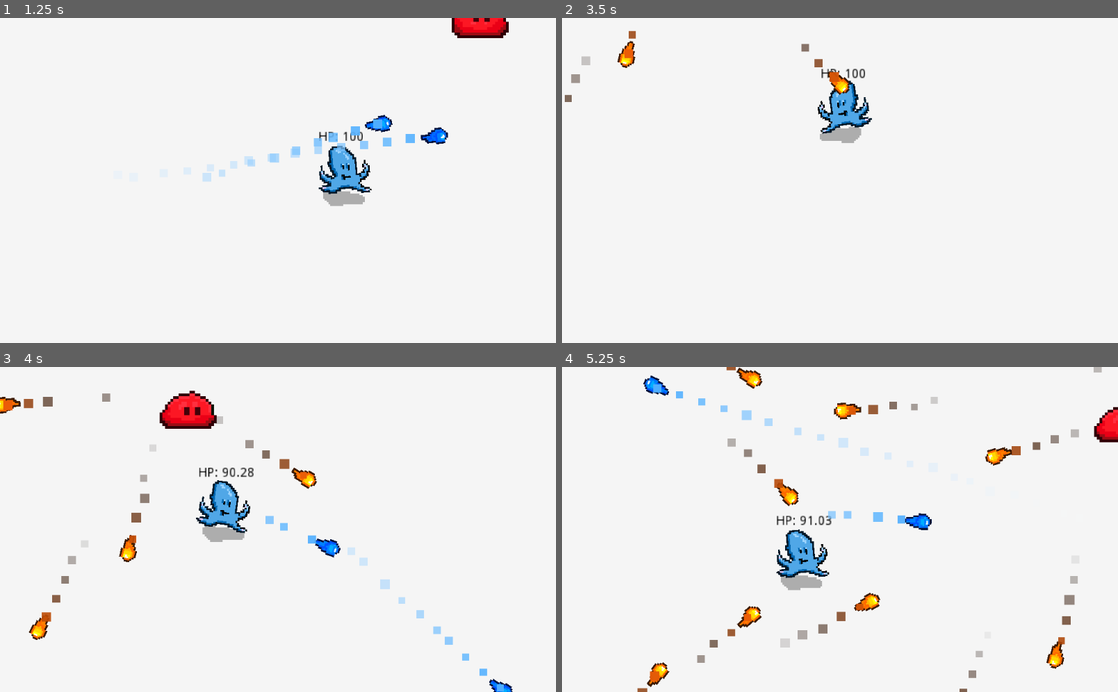
Above: before the commit, frames 1-4 (two rows, left to right).
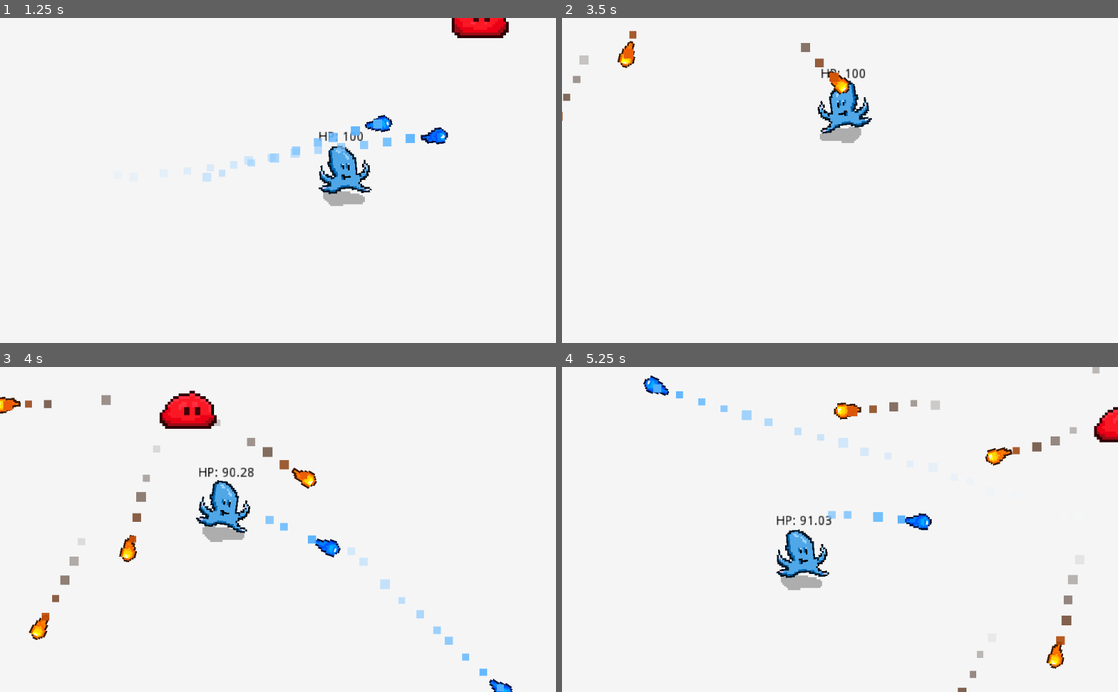
Above: after the commit, the same moments.

Repository: Talamander/gamechallenge
Game: Godot game, scene res://2D Version/World.tscn
The game is run twice, just before and just after one commit, with the same random seed, the same clock (stepped at 60 frames per second) and the same inputs.
Inputs (mouse positions are in pixels of both pictures, inside the frame that each line leads up to):
- Up to frame 1 (1.25 s): tap Enter (ui_accept) at 0.5, 0.77 s; move the mouse to (400, 164) at 0.52 s; press the mouse at (400, 164) at 0.53 s; hold Right (ui_right) from 0.53 s (still down)
- Up to frame 2 (3.5 s): move the mouse to (728, 196) at 1.27 s; release Right (ui_right) at 1.28 s; release the mouse at (728, 196) at 1.28 s; hold Down (ui_down) 1.28-2.03 s; click (728, 196) at 1.35 s; tap Enter (ui_accept) at 1.52, 3.02 s; move the mouse to (895, 109) at 2.02 s; press the mouse at (895, 109) at 2.03 s; hold Right (ui_right) 2.03-2.78 s; move the mouse to (812, 245) at 2.77 s; release the mouse at (812, 245) at 2.78 s; hold Up (ui_up) from 2.78 s (still down); click (812, 245) at 2.85 s
- Up to frame 3 (4 s): move the mouse to (444, 578) at 3.52 s; release Up (ui_up) at 3.53 s; press the mouse at (444, 578) at 3.53 s; hold Left (ui_left) from 3.53 s (still down); tap Enter (ui_accept) at 3.77 s
- Up to frame 4 (5.25 s): move the mouse to (673, 480) at 4.27 s; release the mouse at (673, 480) at 4.28 s; click (673, 480) at 4.35 s; tap Enter (ui_accept) at 4.52 s; move the mouse to (867, 529) at 5.02 s; release Left (ui_left) at 5.03 s; press the mouse at (867, 529) at 5.03 s; hold Down (ui_down) from 5.03 s (still down)

Frame 1 is identical in both runs. In frame 2, 0.1% of the frame differs, in the area x 0-50%, y 3-32%; in frame 3, 0.5%; in frame 4, 1.8%, in the area x 13-98%, y 0-100%.
Error in both runs: Invalid set index 'enabled' (on base: 'Nil') with value of type 'bool'. (res://2D)

Commit message:
Squish

Diff:
--- a/autoshooter/2D Version/Enemies/Enemy.gd
+++ b/autoshooter/2D Version/Enemies/Enemy.gd
@@ -60,16 +60,18 @@
 	enemyHealth -= dmg
 	if enemyHealth <= 0 :
 		Global.instance_scene_on_main(explosion, self.global_position)
-		SoundManager.play("Explode", rand_range(0.8, 1.2), 5)
+		SoundManager.play("Explode", rand_range(0.8, 1.2), 15)
 		queue_free()
 	print("Enemy Hit")
 	SoundManager.play("Impact", rand_range(0.8, 1.2), 0)
 
 func _on_ShootTimer_timeout():
-	for s in aimRotator.get_children():
-		var bullet = enemyBullet.instance()
-		var root = get_tree().get_root()
-		var current_scene = root.get_child(root.get_child_count()-1)
-		current_scene.add_child(bullet)
-		bullet.position = s.global_position
-		bullet.rotation = s.global_rotation
+	if check_distance_to_player() < 500:
+		for s in aimRotator.get_children():
+			var bullet = enemyBullet.instance()
+			var root = get_tree().get_root()
+			var current_scene = root.get_child(root.get_child_count()-1)
+			current_scene.add_child(bullet)
+			bullet.position = s.global_position
+			bullet.rotation = s.global_rotation
+			SoundManager.play("Bullet", rand_range(0.3, 0.5), -7)
